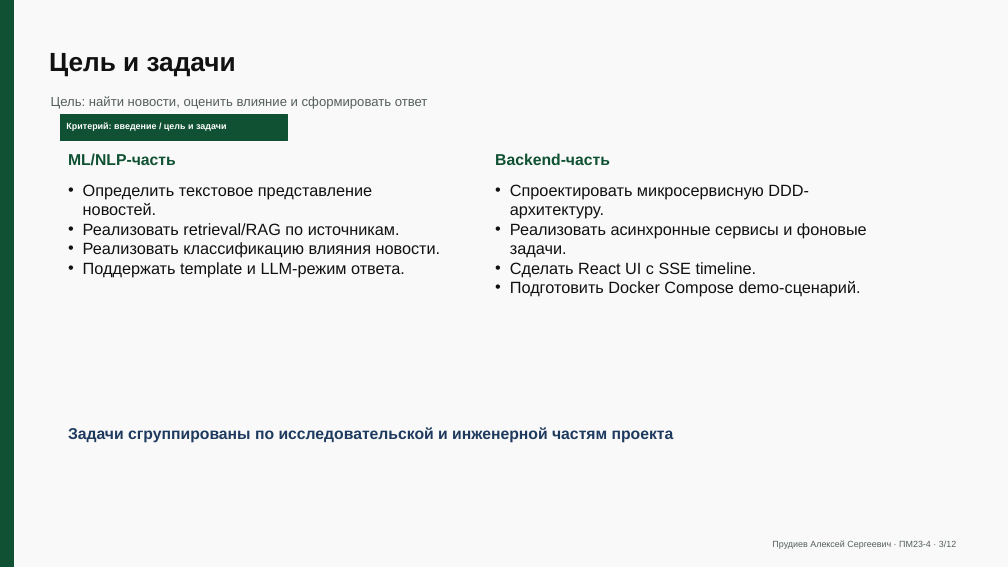
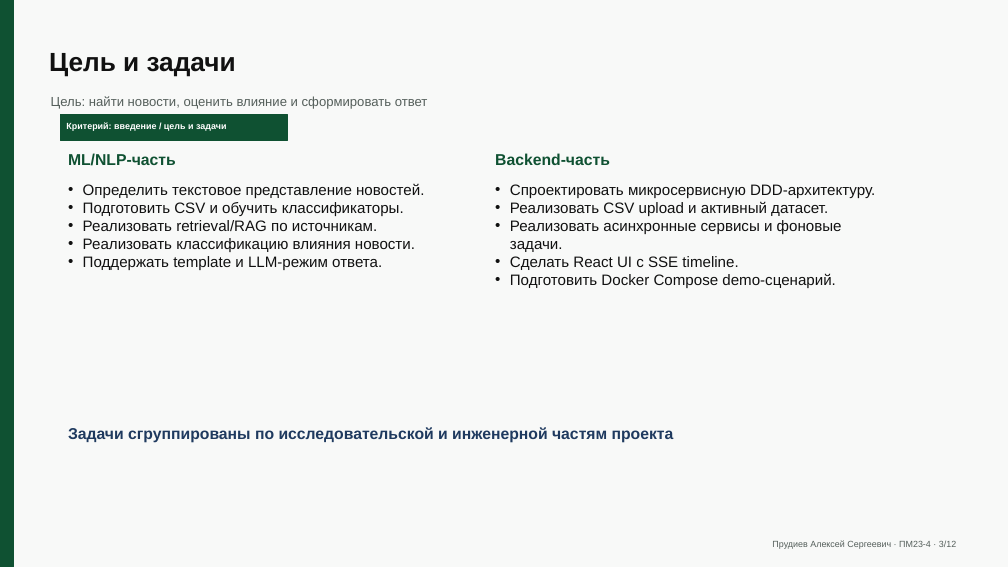
Before and after one commit to alexeydev22/news-analysis, a slide deck: slide 3 of docs/final/coursework-defense-presentation.pptx. Drawn at 1008x567 pixels with LibreOffice and Linux fonts; fonts in the diff are those of the drawing. Boxes give left, top, right and bottom in pixels: in the first picture for what was removed or moved away, otherwise in the second. Text is boxed around its words. In the diff, an @@ line names an element or a change of style, - is before the commit and + after.

```diff
--- a/docs/final/coursework-defense-presentation.pptx
+++ b/docs/final/coursework-defense-presentation.pptx
@@ text at (x1=83, y1=202, x2=404, y2=216): paragraph added @@
+• Подготовить CSV и обучить классификаторы.
@@ text at (x1=83, y1=184, x2=424, y2=270): size 15.5 to 14.4 pt in "Определить текстовое представление новостей.", "Реализовать retrieval/RAG по источникам.", "Реализовать классификацию влияния новости.", "Поддержать template и LLM-режим ответа." @@
@@ text at (x1=510, y1=201, x2=828, y2=216): paragraph added @@
+• Реализовать CSV upload и активный датасет.
@@ text at (x1=510, y1=184, x2=875, y2=288): size 15.5 to 14.4 pt in "Спроектировать микросервисную DDD-архитектуру.", "Реализовать асинхронные сервисы и фоновые задачи.", "Сделать React UI с SSE timeline.", "Подготовить Docker Compose demo-сценарий." @@
```
Also in this commit, not shown: 6 other slides changed, 23 other files.
